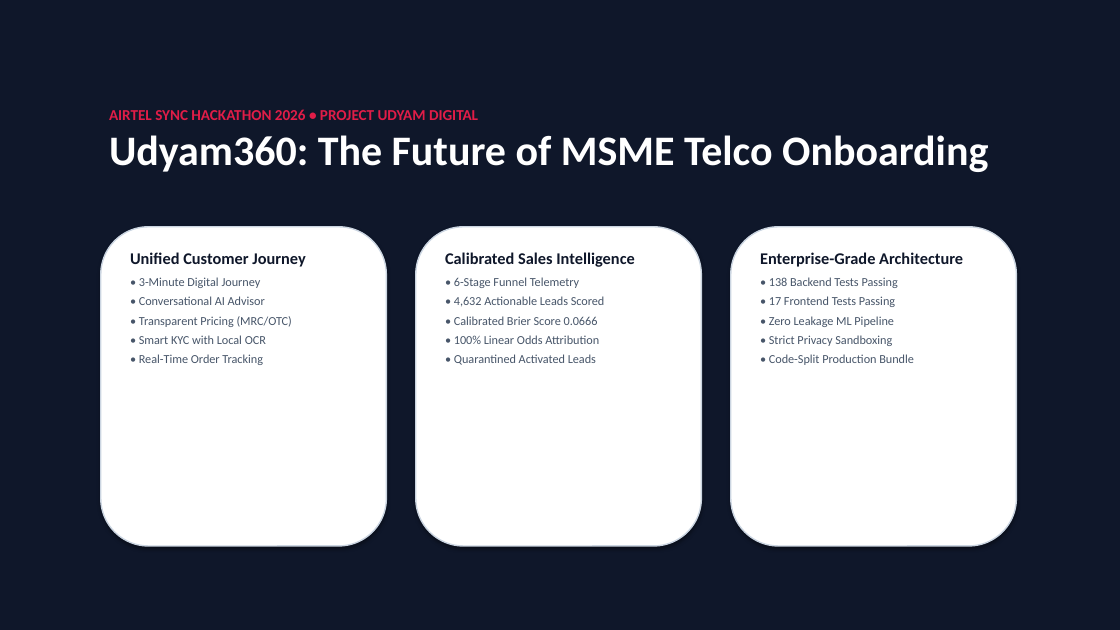
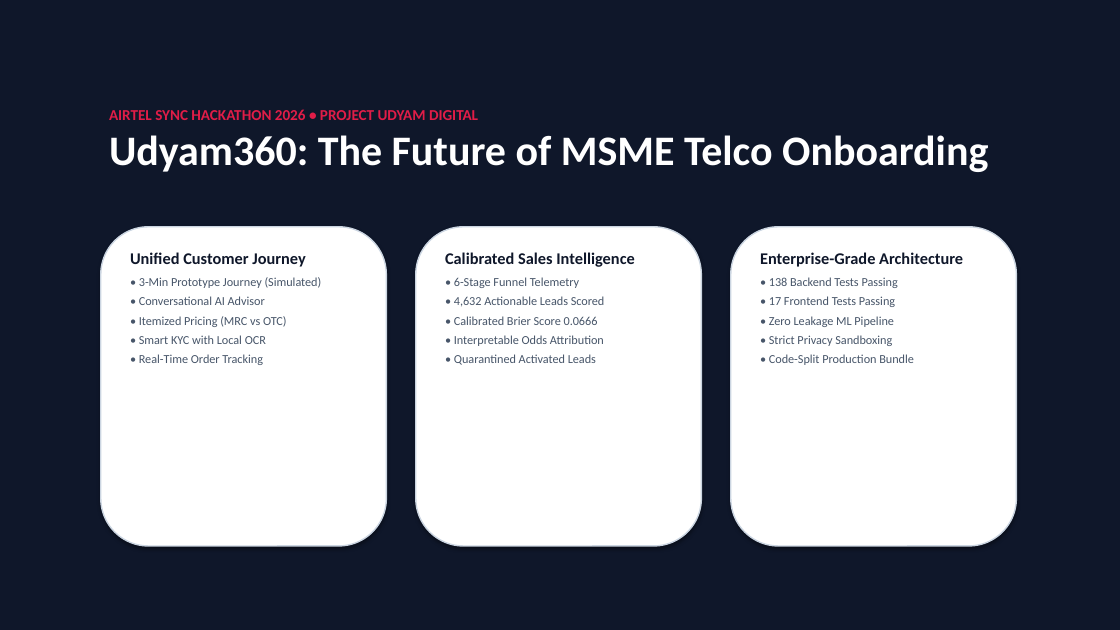
Before and after one commit to rawcdr/Udyam360, a slide deck: slide 10 of submission/Udyam360_Business_Case.pptx. Drawn at 1120x630 pixels with LibreOffice and Linux fonts; fonts in the diff are those of the drawing. Boxes give left, top, right and bottom in pixels: in the first picture for what was removed or moved away, otherwise in the second. Text is boxed around its words. In the diff, an @@ line names an element or a change of style, - is before the commit and + after.

```diff
--- a/submission/Udyam360_Business_Case.pptx
+++ b/submission/Udyam360_Business_Case.pptx
@@ text at (139,277,322,288): text changed @@
-• 3-Minute Digital Journey
+• 3-Min Prototype Journey (Simulated)
@@ text at (139,316,287,327): text changed @@
-• Transparent Pricing (MRC/OTC)
+• Itemized Pricing (MRC vs OTC)
@@ text at (454,335,604,346): text changed @@
-• 100% Linear Odds Attribution
+• Interpretable Odds Attribution
```
Also in this commit, not shown: 6 other slides changed, 22 other files.
